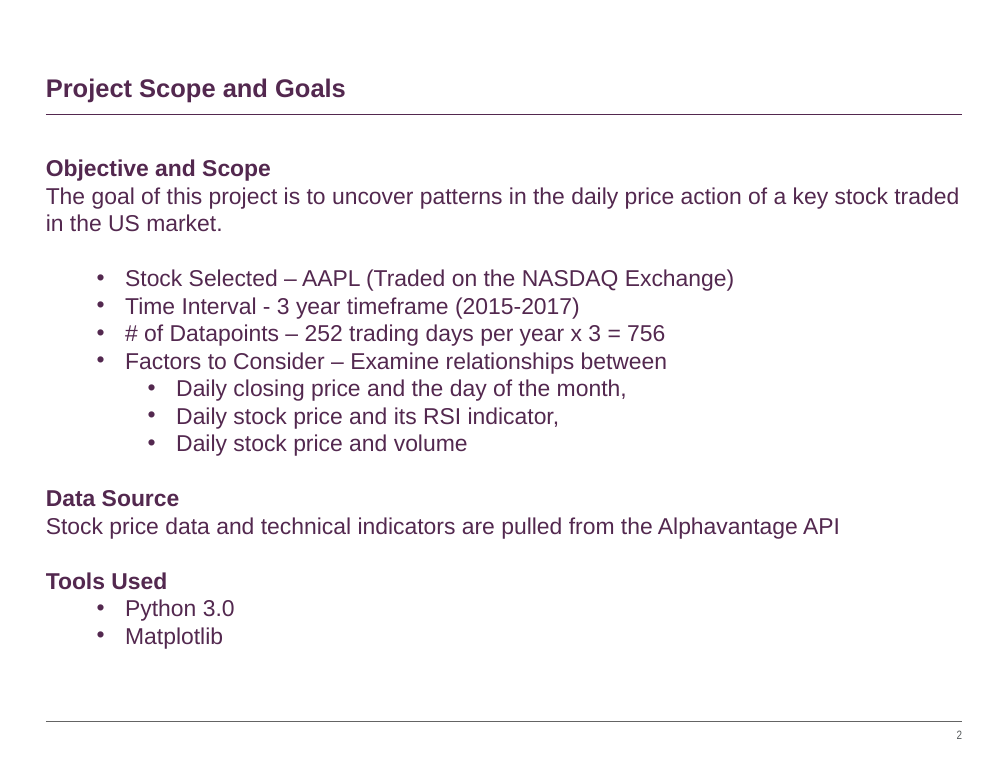
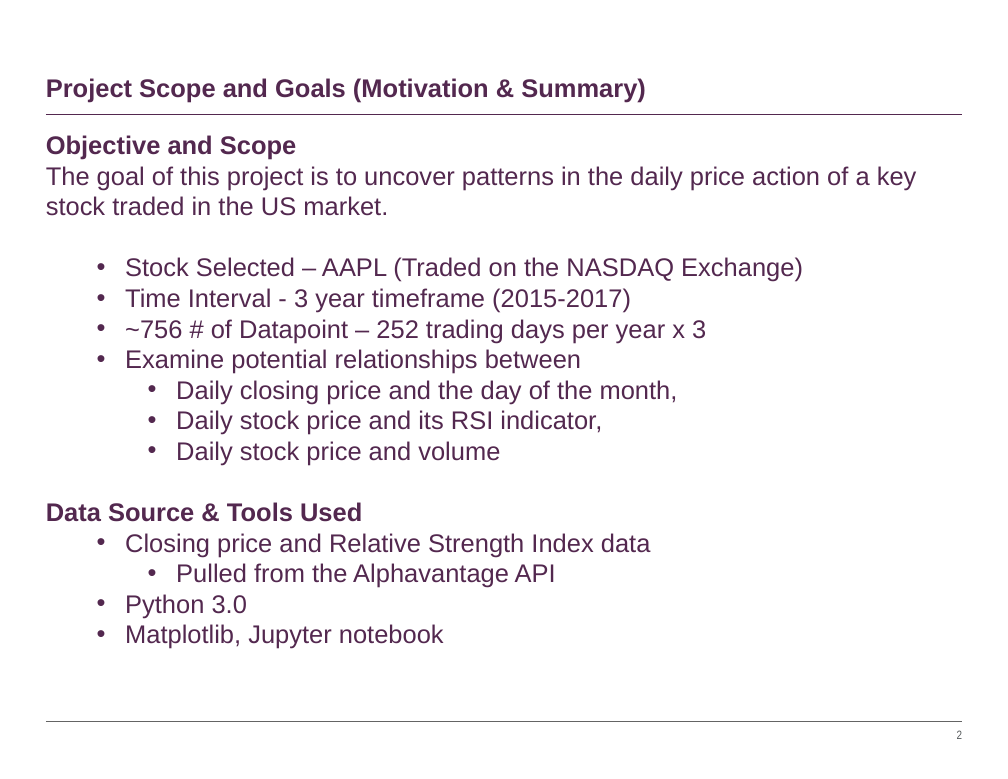
Before and after one commit to timothyyu/pr1-apple-stock-analysis, a slide deck: slide 2 of DataScience Project-One_Rutgers.pptx. Drawn at 1008x779 pixels with LibreOffice and Linux fonts; fonts in the diff are those of the drawing. Boxes give left, top, right and bottom in pixels: in the first picture for what was removed or moved away, otherwise in the second. Text is boxed around its words. In the diff, an @@ line names an element or a change of style, - is before the commit and + after.

```diff
--- a/DataScience Project-One_Rutgers.pptx
+++ b/DataScience Project-One_Rutgers.pptx
@@ title at [46, 78, 646, 102]: text changed @@
-Project Scope and Goals
+Project Scope and Goals (Motivation & Summary)
@@ text at [46, 135, 917, 618]: size 18 to 20 pt in "Objective and Scope", "The goal of this project is to ...", "Stock Selected – AAPL (Traded on the ...", "Time Interval - 3 year timeframe (2015-2017)" and 4 more places @@
@@ text at [125, 319, 706, 374]: text changed; size 18 to 20 pt @@
-  • # of Datapoints – 252 trading days per year x 3 = 756
-  • Factors to Consider – Examine relationships between
+  • ~756 # of Datapoint – 252 trading days per year x 3
+  • Examine potential relationships between
@@ text at [46, 502, 651, 588]: text changed; size 18 to 20 pt @@
-Data Source
-Stock price data and technical indicators are pulled from the Alphavantage API
-Tools Used
+Data Source & Tools Used
+  • Closing price and Relative Strength Index data
+    • Pulled from the Alphavantage API
@@ text at [125, 624, 444, 649]: text changed; size 18 to 20 pt @@
-  • Matplotlib
+  • Matplotlib, Jupyter notebook
```
Also in this commit, not shown: 6 other slides changed, 10 slides added, 1 slide removed.
